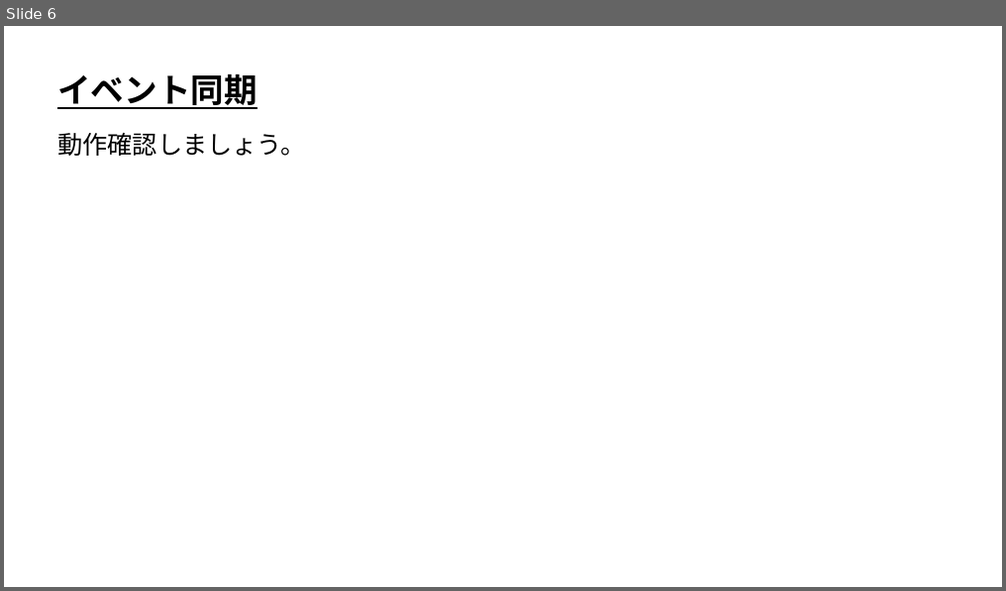
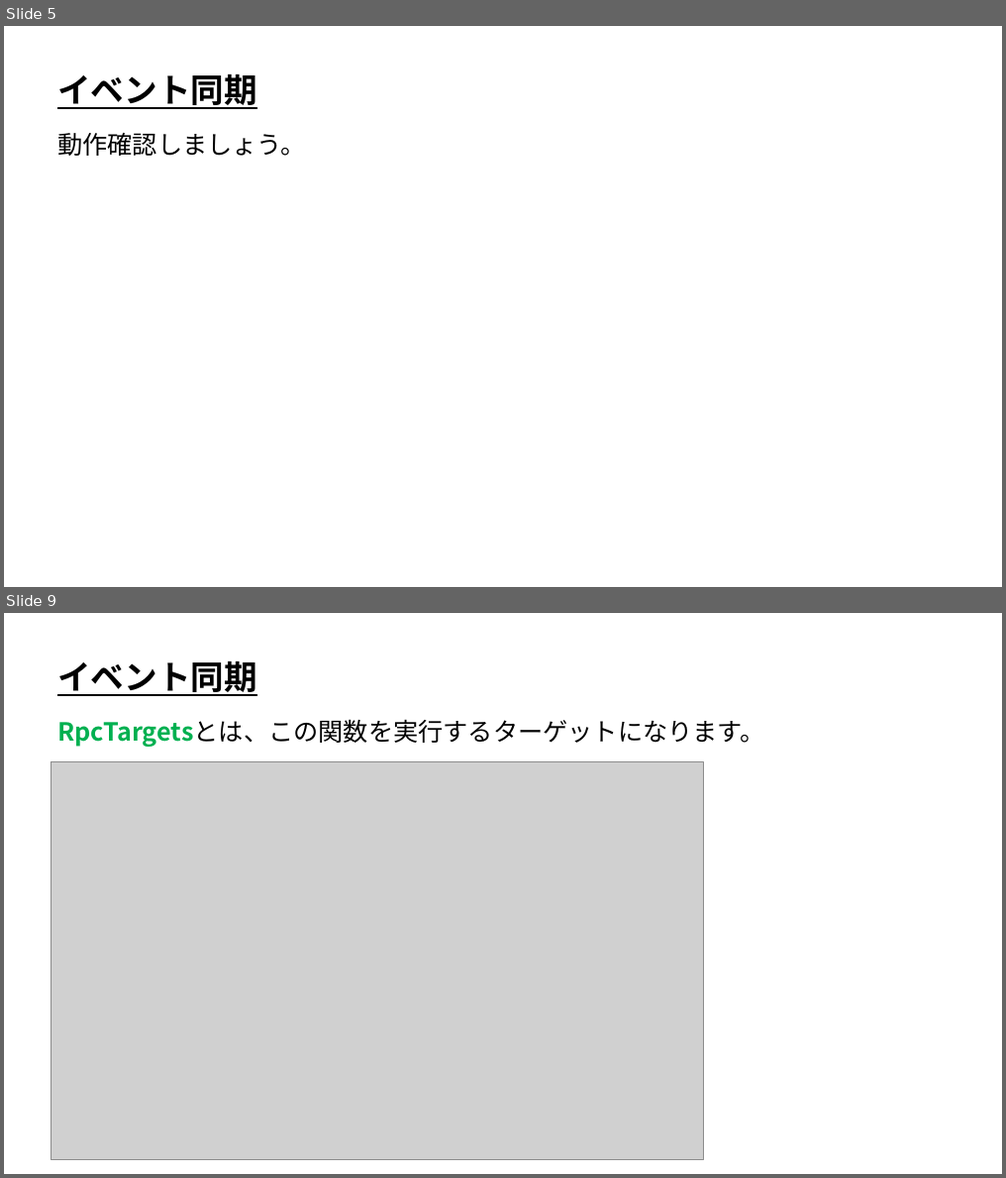
Before and after one commit to ArakiYusuke-Ohara/Textbook, a slide deck: ゲーム科3年/00_前期/オンラインゲームプログラミングⅡ/07_イベント同期.pptx. Shown one above the other, each under a label of ours: slide 6 before the commit, slides 5 and 9 after it; the slides between them are not shown. The pictures are 1006x591 and 1006x1178 pixels, drawn with LibreOffice and Linux fonts; fonts in the diff are those of the drawing; grey boxes stand for pictures. Boxes give left, top, right and bottom in pixels: in the first picture for what was removed or moved away, otherwise in the second. Text is boxed around its words. In the diff, an @@ line names an element or a change of style, - is before the commit and + after.

```diff
--- a/ゲーム科3年/00_前期/オンラインゲームプログラミングⅡ/07_イベント同期.pptx
+++ b/ゲーム科3年/00_前期/オンラインゲームプログラミングⅡ/07_イベント同期.pptx
@@ slide 9 added at bbox=[4, 613, 1002, 1174], background #FFFFFF @@
@@ text added at bbox=[57, 662, 257, 696], 32 pt, text #000000, bold, underline @@
+イベント同期
@@ text added at bbox=[57, 719, 764, 747], 24 pt, text #000000 @@
+RpcTargetsとは、この関数を実行するターゲットになります。
@@ picture added at bbox=[51, 761, 703, 1160] @@
@@ what was slide 6 is now slide 5 @@
```
Also in this commit, not shown: 1 slide changed, 4 other slides added, 1 slide removed.
